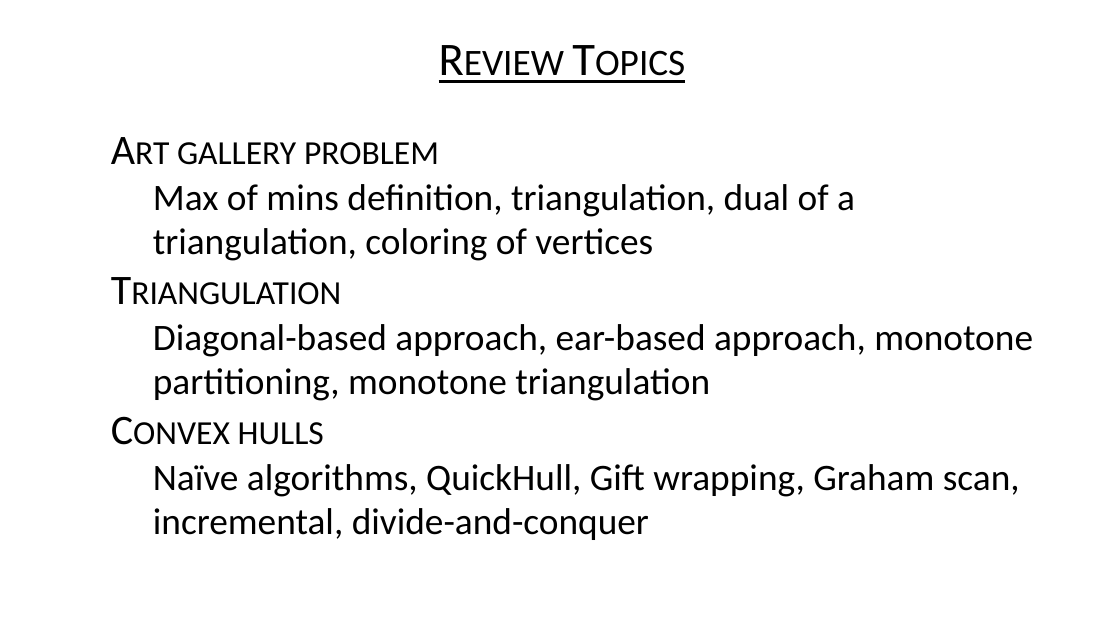
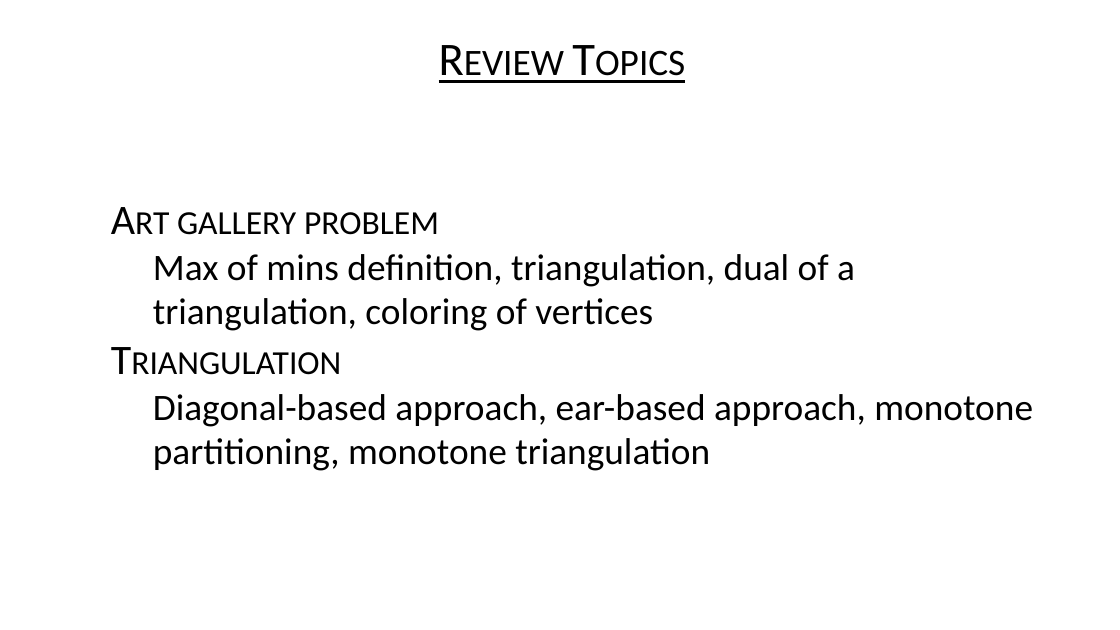
Before and after one commit to USFDataVisualization/Computational-Geometry-Lecture, a slide deck: slide 5 of L09-review_topics.pptx (slide 3 before the commit). Drawn at 1120x630 pixels with LibreOffice and Linux fonts; fonts in the diff are those of the drawing; background and template pictures are left out. Boxes give left, top, right and bottom in pixels: in the first picture for what was removed or moved away, otherwise in the second. Text is boxed around its words. In the diff, an @@ line names an element or a change of style, - is before the commit and + after.

```diff
--- a/L09-review_topics.pptx
+++ b/L09-review_topics.pptx
@@ text at [153, 422, 1020, 540]: paragraphs removed @@
-• Convex hulls
-  • Naïve algorithms, QuickHull, Gift wrapping, Graham scan, incremental, divide-and-conquer
```
Also in this commit, not shown: 2 slides added, 7 other files.
